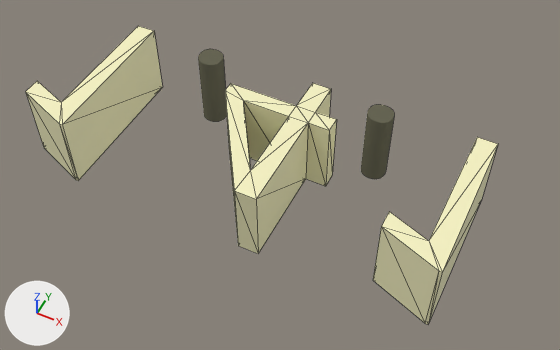
A saved change to the glTF model docs/models/version.glb.
Camera for both pictures: a 50 mm camera at (124.6, -134.4, 129.0) aimed at (67.9, -21.0, -12.7). Every picture has the same lights, and +X, +Y and +Z are marked at lower left. The picture after the commit comes second. Mesh edges are drawn as thin lines.

The first picture shows 'geometry_0'.
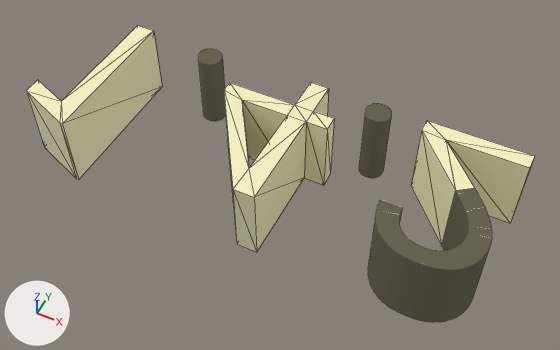
Scene script edits in JSON lines:
```json
{"block": "me_geometry_0", "where": "# used by ob_geometry_0; location = (0.0, 0.0, 0.0)"}
{"op": "remove", "block": "me_geometry_0", "code": "me_geometry_0.from_pydata(...)  # 634 vertices, 1252 faces; spans x 4.7..113.8, y -40.0..0.3, z -20.0..0.0"}
{"op": "add", "block": "me_geometry_0", "code": "me_geometry_0.from_pydata(...)  # 1974 vertices, 3932 faces; spans x 4.6..122.2, y -40.0..0.3, z -20.0..0.0"}
{"block": "me_geometry_0", "change": "me_geometry_0 part 1: the loose piece of 14 vertices spanning x 4.7..19.9, y -40.0..0.0, z -20.0..0.0 is scaled about the mesh origin by (0.992, 0.992, 1)"}
{"block": "me_geometry_0", "change": "me_geometry_0 part 2: the loose piece of 30 vertices spanning x 48.4..77.1, y -39.8..0.0, z -20.0..0.0 is scaled about the mesh origin by (0.992, 0.992, 1)"}
{"block": "me_geometry_0", "change": "me_geometry_0 part 3: the loose piece of 14 vertices spanning x 98.5..113.8, y -40.0..0.0, z -20.0..0.0 is rebuilt with 1354 vertices and now spans x 95.6..122.2, y -40.0..0.0, z -20.0..0.0"}
{"block": "me_geometry_0", "change": "me_geometry_0 part 4: 8 vertices moved within x 85.4..85.7, y -5.7..0.3, z -20.0..0.0; 276 vertices removed from x 82.7..89.0, y -5.7..0.3, z -20.0..0.0; 276 vertices added at x 82.0..88.2, y -5.7..0.3, z -20.0..0.0"}
{"block": "me_geometry_0", "change": "me_geometry_0 part 5: 8 vertices moved within x 37.2..39.2, y -5.7..0.2, z -20.0..0.0; 250 vertices removed from x 35.7..42.0, y -5.7..0.3, z -20.0..0.0; 250 vertices added at x 35.5..41.7, y -5.7..0.3, z -20.0..0.0"}
```

Boxes (x1, y1, x2, y2) around the edits, measured in the pictures (560 x 350 px; the box of a moved part takes in the faces that stretch with it):
```json
{"object": "geometry_0", "change": "reshaped", "before": [26, 26, 498, 324], "after": [26, 26, 534, 322], "on screen": "8% wider"}
{"part": 1, "of": "me_geometry_0", "change": "moved or reshaped", "before": [26, 26, 162, 181], "after": [26, 26, 162, 180]}
{"part": 2, "of": "me_geometry_0", "change": "moved or reshaped", "before": [225, 83, 337, 254], "after": [224, 82, 334, 252]}
{"part": 3, "of": "me_geometry_0", "change": "rebuilt", "before": [373, 137, 498, 324], "after": [368, 121, 534, 322], "on screen": "33% wider, 7% taller"}
{"part": 4, "of": "me_geometry_0", "change": "moved or reshaped", "before": [361, 105, 394, 179], "after": [359, 104, 391, 178]}
{"part": 5, "of": "me_geometry_0", "change": "moved or reshaped", "before": [198, 49, 227, 121], "after": [198, 49, 225, 121]}
```
